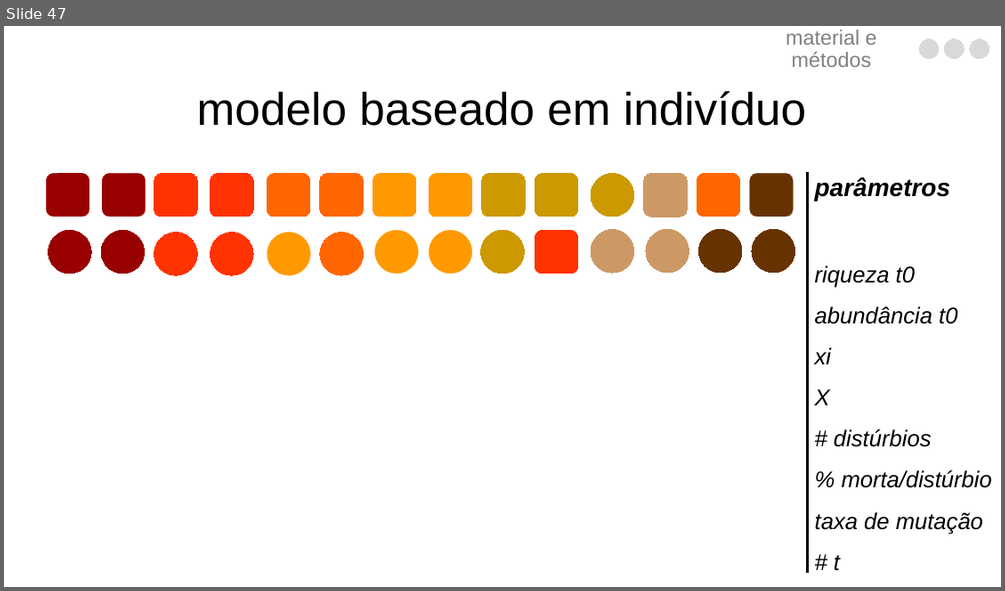
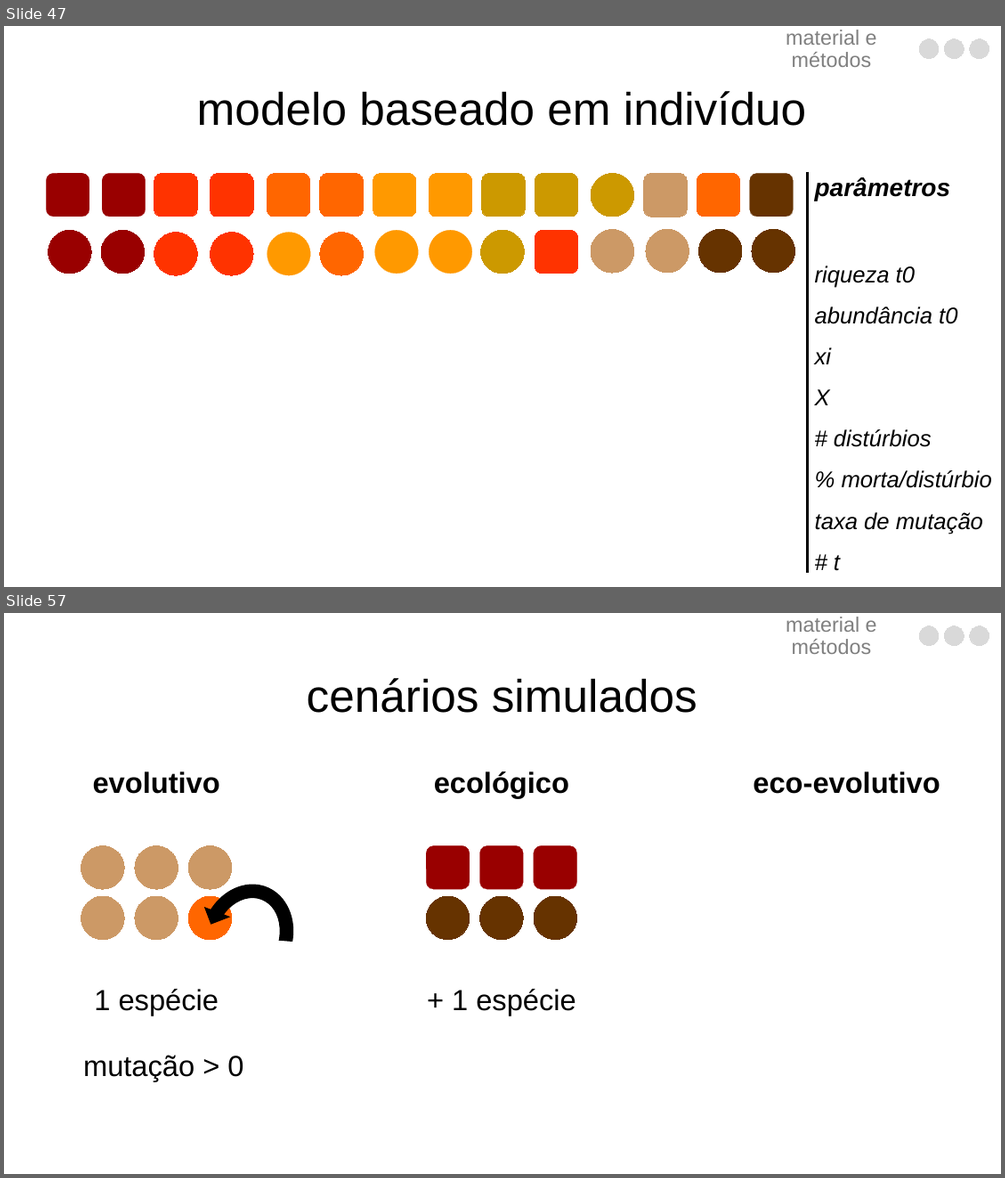
Before and after one commit to luisanovara/dissertacao, a slide deck: DEFESA.pptx. Shown one above the other, each under a label of ours: slide 47 before the commit, slides 47 and 57 after it; the slides between them are not shown. The pictures are 1005x591 and 1005x1178 pixels, drawn with LibreOffice and Linux fonts; fonts in the diff are those of the drawing. Boxes give left, top, right and bottom in pixels: in the first picture for what was removed or moved away, otherwise in the second. Text is boxed around its words. In the diff, an @@ line names an element or a change of style, - is before the commit and + after.

```diff
--- a/DEFESA.pptx
+++ b/DEFESA.pptx
@@ slide 57 added at [4, 613, 1001, 1174], background #FFFFFF @@
@@ text added at [785, 617, 877, 654], 20 pt, text #808080 @@
+material e métodos
@@ freeform shape added at [919, 626, 938, 646], fill #D9D9D9, outline #D9D9D9 0 pt @@
@@ freeform shape added at [945, 626, 964, 646], fill #D9D9D9, outline #D9D9D9 0 pt @@
@@ freeform shape added at [970, 626, 989, 646], fill #D9D9D9, outline #D9D9D9 0 pt @@
@@ title added at [307, 678, 697, 713], 44 pt, text #000000 @@
+cenários simulados
@@ text added at [93, 771, 220, 794], 28 pt, text #000000, bold @@
+evolutivo
@@ text added at [434, 771, 569, 798], 28 pt, text #000000, bold @@
+ecológico
@@ text added at [752, 771, 939, 794], 28 pt, text #000000, bold @@
+eco-evolutivo
@@ freeform shape added at [81, 845, 124, 889], fill #CC9966, outline #CC9966 0 pt @@
@@ freeform shape added at [135, 845, 178, 889], fill #CC9966, outline #CC9966 0 pt @@
@@ freeform shape added at [189, 845, 232, 889], fill #CC9966, outline #CC9966 0 pt @@
@@ freeform shape added at [427, 845, 469, 889], fill #990000, outline #990000 0 pt @@
@@ freeform shape added at [479, 845, 523, 889], fill #990000, outline #990000 0 pt @@
@@ freeform shape added at [534, 845, 577, 889], fill #990000, outline #990000 0 pt @@
@@ circular arrow added at [178, 863, 316, 1012], fill #000000, outline #000000 1 pt @@
@@ freeform shape added at [81, 896, 124, 940], fill #CC9966, outline #CC9966 0 pt @@
@@ freeform shape added at [135, 896, 178, 940], fill #CC9966, outline #CC9966 0 pt @@
@@ freeform shape added at [189, 896, 232, 940], fill #CC9966, outline #CC9966 0 pt @@
@@ freeform shape added at [189, 896, 232, 940], fill #FF6600, outline #FF6600 0 pt @@
@@ freeform shape added at [427, 896, 469, 940], fill #663300, outline #663300 0 pt @@
@@ freeform shape added at [480, 896, 524, 940], fill #663300, outline #663300 0 pt @@
@@ freeform shape added at [534, 896, 577, 940], fill #663300, outline #663300 0 pt @@
@@ text added at [94, 989, 218, 1015], 28 pt, text #000000 @@
+1 espécie
@@ text added at [452, 989, 575, 1015], 28 pt, text #000000 @@
++ 1 espécie
@@ text added at [83, 1054, 243, 1081], 28 pt, text #000000 @@
+mutação > 0
```
Also in this commit, not shown: 17 other slides added.
